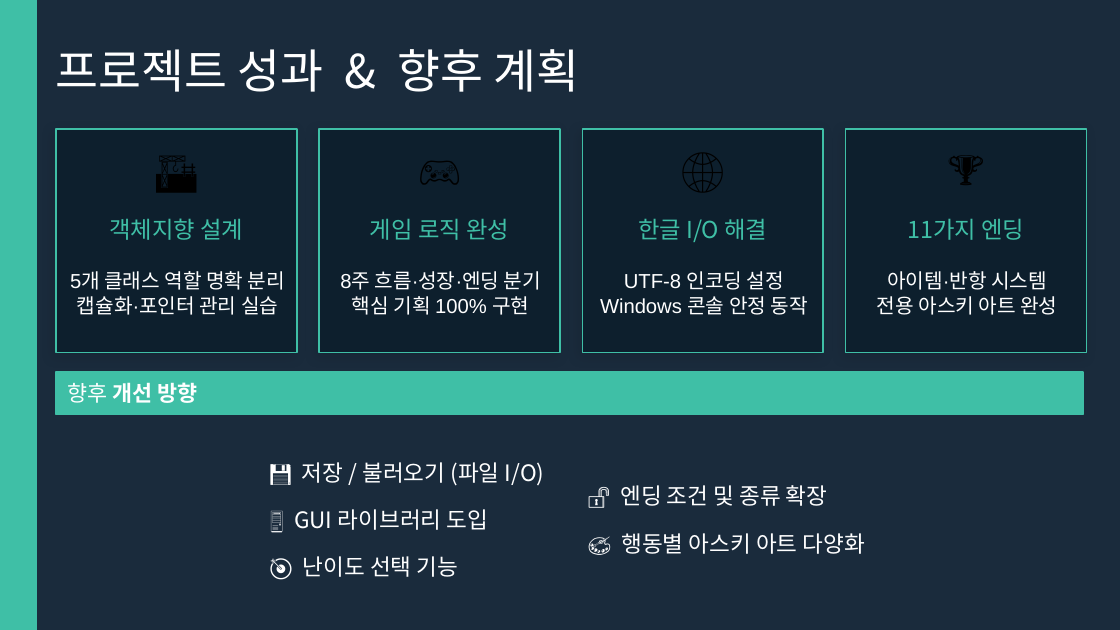
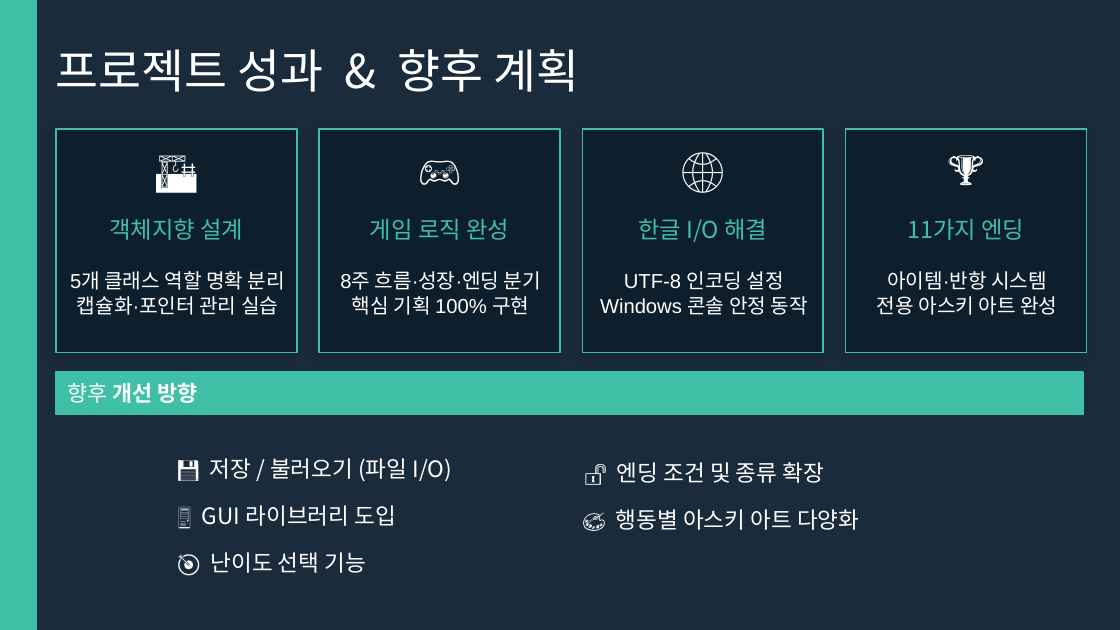
Before and after one commit to jun9yu-527/BirdRaise, a slide deck: slide 10 of 팀_RLCC_최종 발표.pptx. Drawn at 1120x630 pixels with LibreOffice and Linux fonts; fonts in the diff are those of the drawing. Boxes give left, top, right and bottom in pixels: in the first picture for what was removed or moved away, otherwise in the second. Text is boxed around its words. In the diff, an @@ line names an element or a change of style, - is before the commit and + after.

```diff
--- a/팀_RLCC_최종 발표.pptx
+++ b/팀_RLCC_최종 발표.pptx
@@ text at (56, 132, 297, 205): text changed; text colour #000000 to #FFFFFF @@
-🏗️
+🏗
@@ text colour #000000 to #FFFFFF in 3 elements at (319, 132, 560, 205), (582, 132, 823, 205), (846, 132, 1086, 205) @@
@@ text "💾 저장 / 불러오기 (파일 ...": place and size @@
-text "💾 저장 / 불러오기 (파일 ..." at (302, 462, 545, 486)
+text "💾 저장 / 불러오기 (파일 ..." at (210, 458, 453, 482)
@@ text "🔓 엔딩 조건 및 종류 ...": place and size @@
-text "🔓 엔딩 조건 및 종류 ..." at (620, 485, 828, 506)
+text "🔓 엔딩 조건 및 종류 ..." at (617, 462, 825, 483)
@@ text at (202, 505, 396, 526): text changed @@
-🖥️ GUI 라이브러리 도입
+🖥 GUI 라이브러리 도입
@@ text "🎨 행동별 아스키 아트 다양화": place and size @@
-text "🎨 행동별 아스키 아트 다양화" at (621, 533, 865, 554)
+text "🎨 행동별 아스키 아트 다양화" at (616, 509, 859, 530)
@@ text "🎯 난이도 선택 기능": place and size @@
-text "🎯 난이도 선택 기능" at (303, 556, 459, 577)
+text "🎯 난이도 선택 기능" at (211, 552, 367, 573)
```
Also in this commit, not shown: 6 other slides changed, 1 other file.
